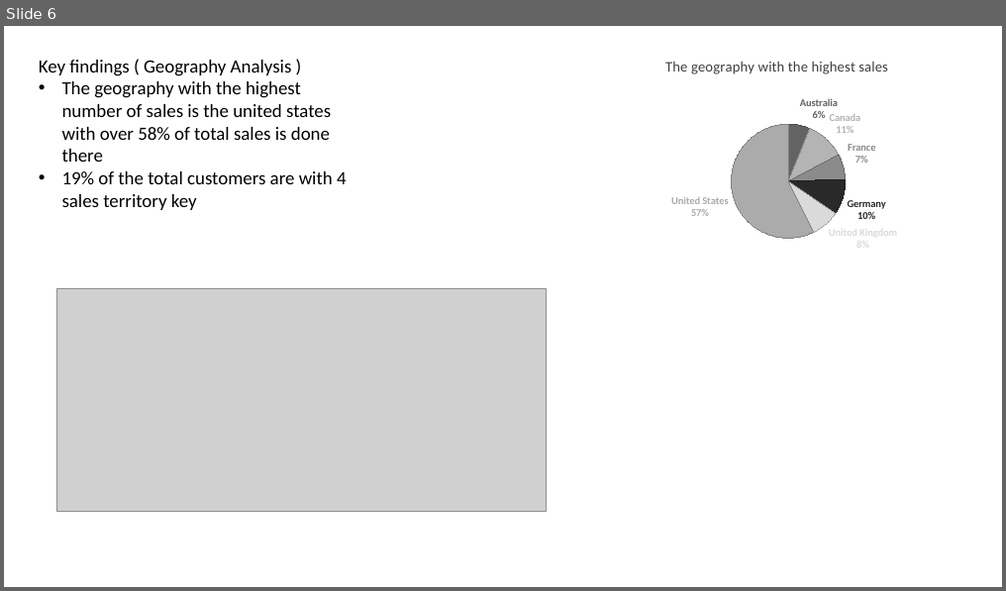
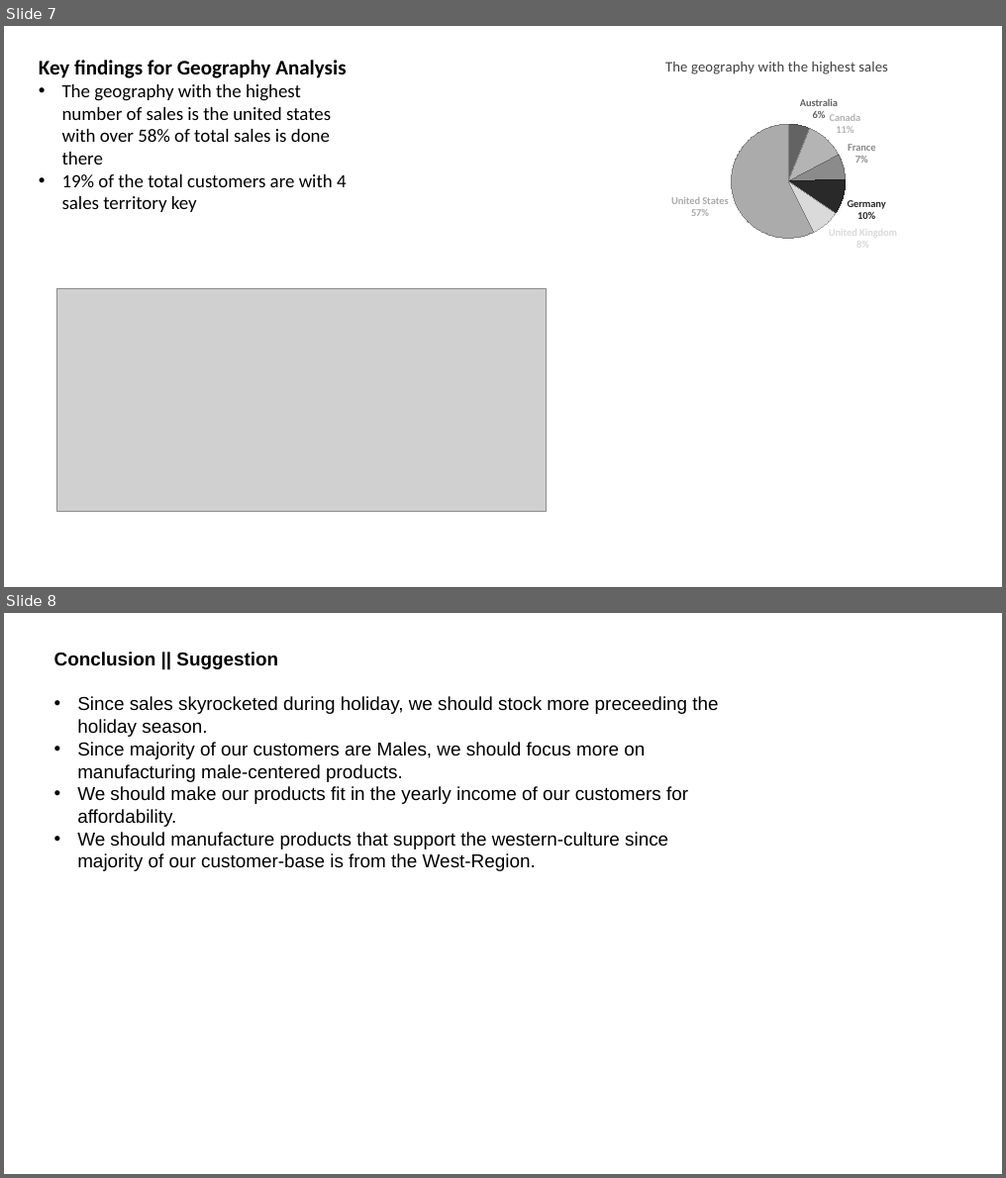
Before and after one commit to David-Bazunu/Edited-Campaign-Data-Demo-, a slide deck: Adventure works Presentation .pptx. Shown one above the other, each under a label of ours: slide 6 before the commit, slides 7 and 8 after it. The pictures are 1006x591 and 1006x1178 pixels, drawn with LibreOffice and Linux fonts; fonts in the diff are those of the drawing; grey boxes stand for pictures. Boxes give left, top, right and bottom in pixels: in the first picture for what was removed or moved away, otherwise in the second. Text is boxed around its words. In the diff, an @@ line names an element or a change of style, - is before the commit and + after.

```diff
--- a/Adventure works Presentation .pptx
+++ b/Adventure works Presentation .pptx
@@ slide 8 added at (4,613,1002,1174), background #FFFFFF @@
@@ text added at (54,652,718,871), 18 pt, text #000000 @@
+Conclusion || Suggestion
+• Since sales skyrocketed during holiday, we should stock more preceeding the holiday season.
+• Since majority of our customers are Males, we should focus more on manufacturing male-centered products.
+• We should make our products fit in the yearly income of our customers for affordability.
+• We should manufacture products that support the western-culture since majority of our customer-base is from the West-Region.
@@ what was slide 6 is now slide 7 @@
@@ slide 7 changed as well @@
@@ text at (39,60,346,78): text changed; size 18 to 20 pt; bold on @@
-Key findings ( Geography Analysis )
+Key findings for Geography Analysis
```
Also in this commit, not shown: 5 other slides changed, 1 other slide added.
